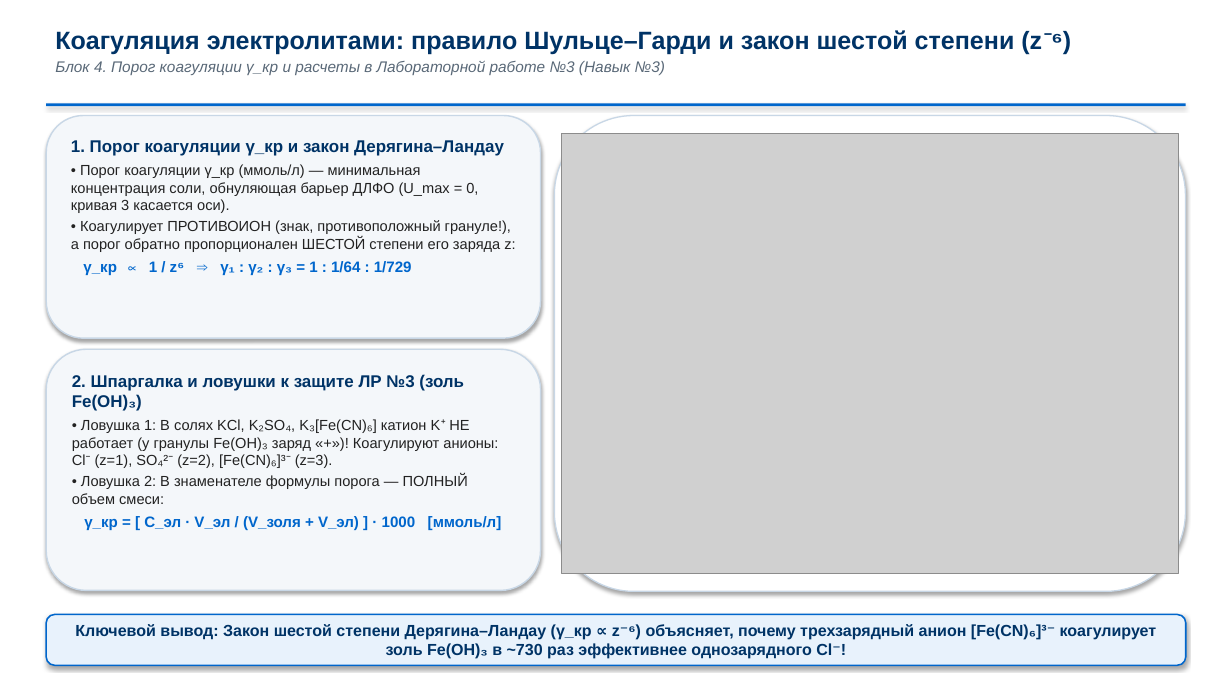
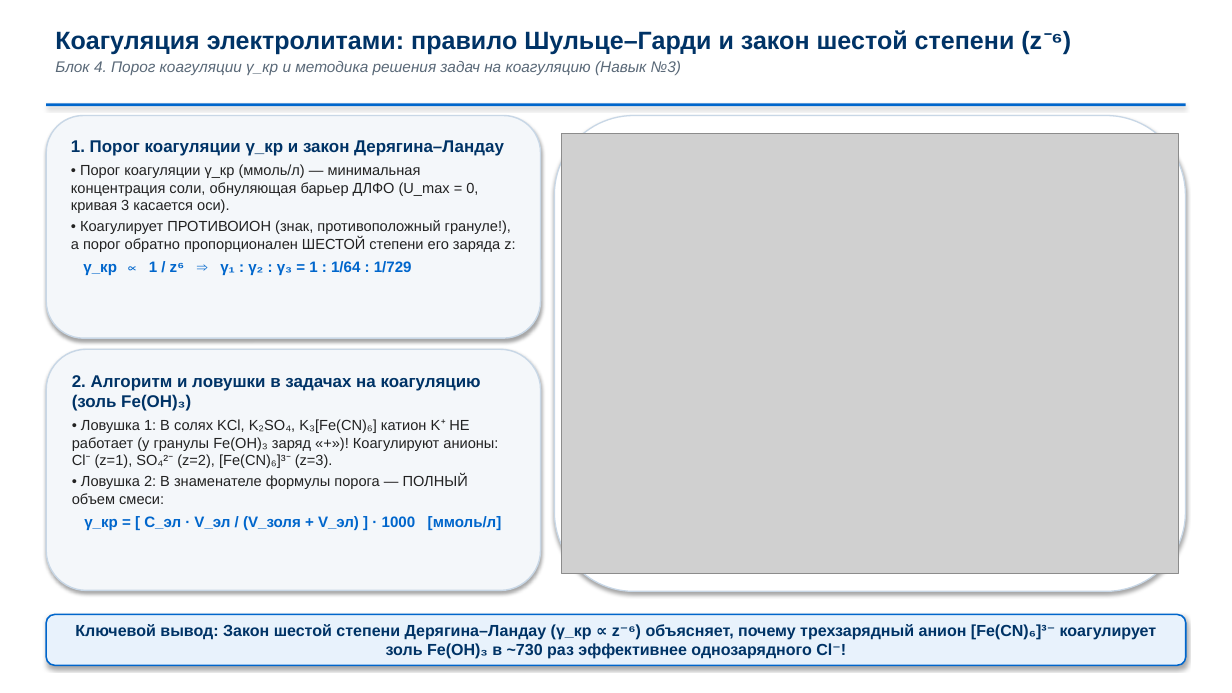
Before and after one commit to brattri3/nanophysics-course, a slide deck: slide 16 of course_materials/semester_4/lectures/lecture_03_colloids.pptx. Drawn at 1232x693 pixels with LibreOffice and Linux fonts; fonts in the diff are those of the drawing; grey boxes stand for pictures. Boxes give left, top, right and bottom in pixels: in the first picture for what was removed or moved away, otherwise in the second. Text is boxed around its words. In the diff, an @@ line names an element or a change of style, - is before the commit and + after.

```diff
--- a/course_materials/semester_4/lectures/lecture_03_colloids.pptx
+++ b/course_materials/semester_4/lectures/lecture_03_colloids.pptx
@@ text at <box>55,61,681,75</box>: text changed @@
-Блок 4. Порог коагуляции γ_кр и расчеты в Лабораторной работе №3 (Навык №3)
+Блок 4. Порог коагуляции γ_кр и методика решения задач на коагуляцию (Навык №3)
@@ text in rounded rectangle at <box>72,375,481,411</box>: text changed @@
-2. Шпаргалка и ловушки к защите ЛР №3 (золь Fe(OH)₃)
+2. Алгоритм и ловушки в задачах на коагуляцию (золь Fe(OH)₃)
```
Also in this commit, not shown: 5 other slides changed, 20 other files.
